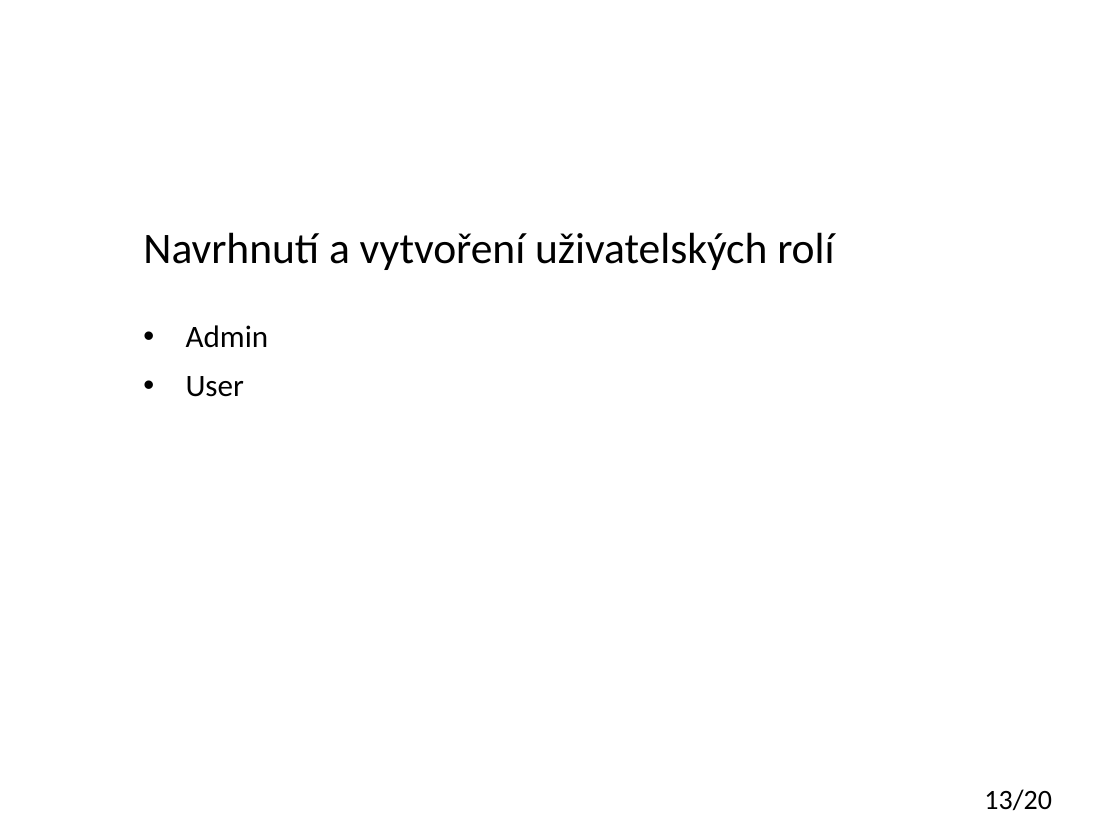
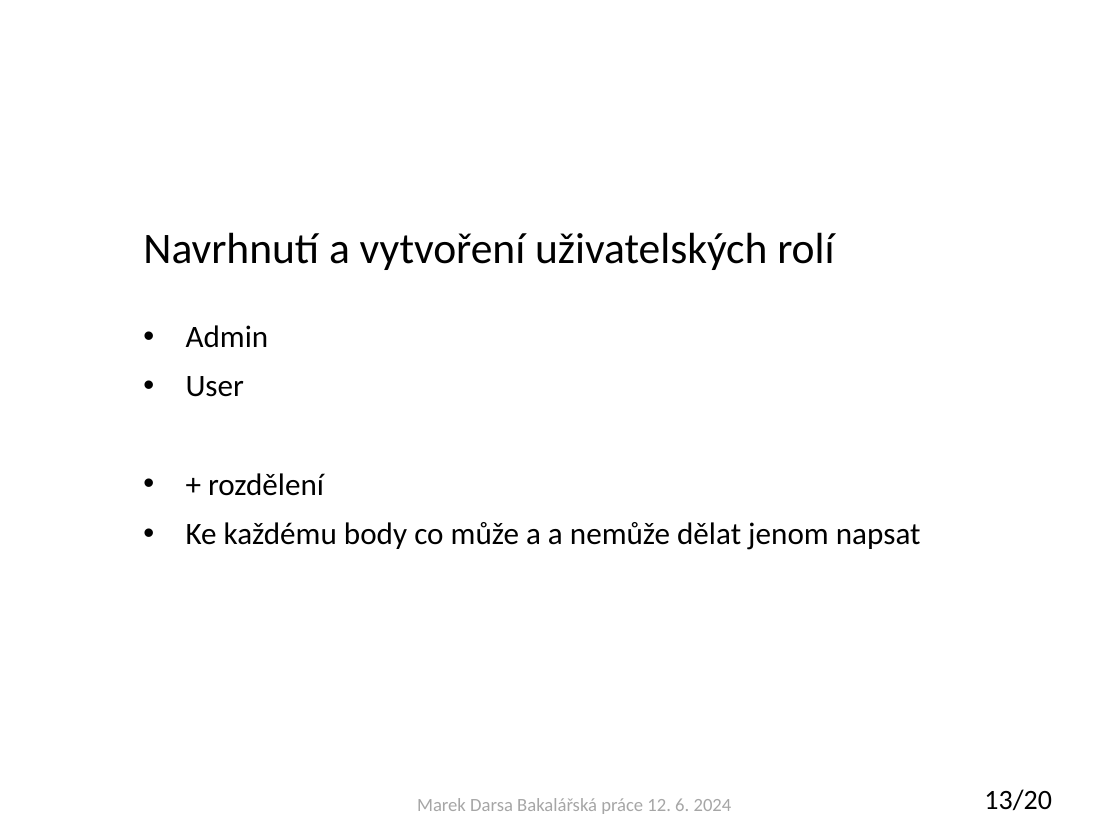
Before and after one commit to IronKnee22/Bakalarka, a slide deck: slide 13 of Obhajoba_darsamar.pptx. Drawn at 1120x840 pixels with LibreOffice and Linux fonts; fonts in the diff are those of the drawing; background and template pictures are left out. Boxes give left, top, right and bottom in pixels: in the first picture for what was removed or moved away, otherwise in the second. Text is boxed around its words. In the diff, an @@ line names an element or a change of style, - is before the commit and + after.

```diff
--- a/Obhajoba_darsamar.pptx
+++ b/Obhajoba_darsamar.pptx
@@ text at [186, 473, 921, 550]: paragraphs added @@
+• + rozdělení
+• Ke každému body co může a a nemůže dělat jenom napsat
@@ text added at [417, 798, 732, 814], 12 pt, text #A6A6A6 @@
+Marek Darsa Bakalářská práce 12. 6. 2024
```
Also in this commit, not shown: 9 other slides changed, 1 slide added, 1 slide removed.
